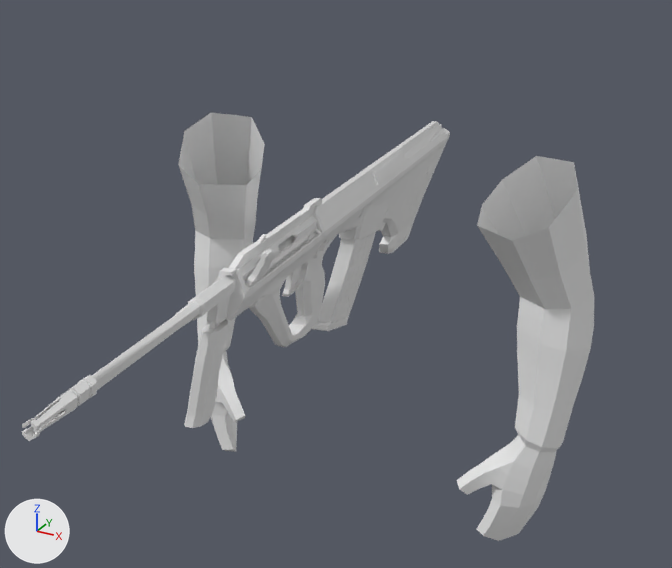
The Blender file Assets/RFTools/Models/Character/Hands.blend, before and after one commit.
Camera for both pictures: a 50 mm lens placed at (0.633, -1.461, 0.499), pointed at (-0.055, -0.21, -0.126). Every picture has the same lights, and +X, +Y and +Z are marked at lower left.

Names of what the first picture shows: 'Cube.022', 'Hands'.
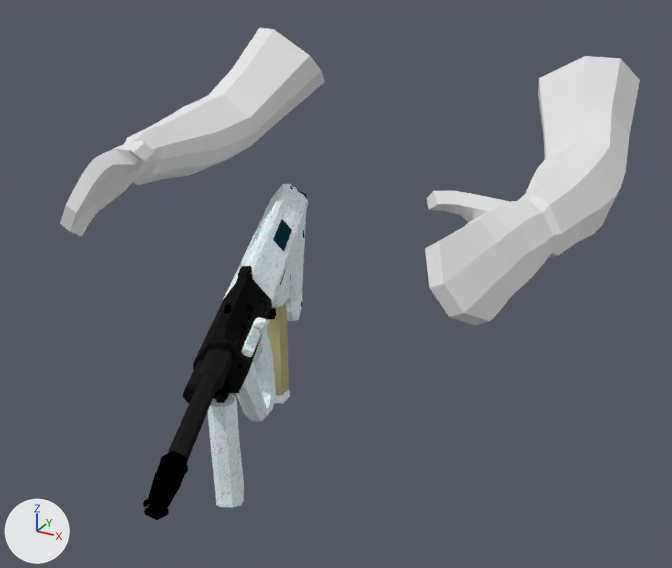
Edits to the bpy script that builds the scene:
```text
Change mat_material_008:
    mat_material_008: principled_material('Material.008') -> diffuse_material('Material.008')
    mat_material_008.base_color: (0.8, 0.8, 0.8) -> (0.00516, 0.0314, 0.0475)  # white #e7e7e7 -> dark cyan #10323e
Change mat_material_003:
    mat_material_003: principled_material('Material.003') -> diffuse_material('Material.003')
    mat_material_003.base_color: (0.8, 0.8, 0.8) -> (0.0, 0.0, 0.0)  # white #e7e7e7 -> black #000000
Change mat_material_002:
    mat_material_002: principled_material('Material.002') -> diffuse_material('Material.002')
    mat_material_002.base_color: (0.8, 0.8, 0.8) -> (0.00934, 0.00934, 0.00934)  # white #e7e7e7 -> black #181818
Change mat_material_005:
    mat_material_005: principled_material('Material.005') -> diffuse_material('Material.005')
    mat_material_005.base_color: (0.8, 0.8, 0.8) -> (0.0159, 0.0159, 0.0159)  # white #e7e7e7 -> black #222222
Change mat_material_004:
    mat_material_004: principled_material('Material.004') -> diffuse_material('Material.004')
    mat_material_004.base_color: (0.8, 0.8, 0.8) -> (0.484, 0.462, 0.232)  # white #e7e7e7 -> beige #b9b584
Change mat_material_007:
    mat_material_007: principled_material('Material.007') -> diffuse_material('Material.007')
    mat_material_007.base_color: (0.8, 0.8, 0.8) -> (0.0159, 0.0148, 0.0148)  # white #e7e7e7 -> black #222020
Change me_cube_054:
    used by ob_cube_022; location = (-0.159, -0.074, -0.11); rotation_euler = (-0.531, 0.0286, -1.516), in degrees (-30, 1.6, -87); scale = (0.5, 0.5, 0.5)
    remove me_cube_054.from_pydata(...)  # 2211 vertices, 4080 faces; spans x -1.19..1.53, y -0.08..0.2, z -0.6..0.26
    add me_cube_054.from_pydata(...)  # 2211 vertices, 4080 faces, 1 loose edge; spans x -2.88..3.71, y -0.33..0.81, z -1.56..0.68
    me_cube_054 part 1: the loose piece of 89 vertices spanning x 0.55..0.64, y 0.0..0.02, z 0.12..0.26 is scaled about its middle by (2.43, 4.01, 2.59), then moved by (0.84, 0.04, 0.31)
    me_cube_054 part 2: a new loose piece, a 6-sided cylinder along x spanning x -0.142..1.558, y -0.012..0.096, z 0.201..0.299, in mat_material_005 (black #222222)
    me_cube_054 part 3: the loose piece of 8 vertices spanning x -0.59..-0.33, y -0.03..0.01, z 0.13..0.17 is scaled about the mesh origin by (2.43, 4.01, 2.59)
    me_cube_054 part 4: the loose piece of 8 vertices spanning x 0.07..0.11, y -0.05..0.05, z -0.03..0.06 is scaled about the mesh origin by (2.43, 4.01, 2.59)
    me_cube_054 part 5: the loose piece of 8 vertices spanning x -0.47..-0.27, y 0.13..0.15, z -0.41..-0.33 is scaled about the mesh origin by (2.43, 4.01, 2.59)
    me_cube_054 part 6: the loose piece of 8 vertices spanning x -0.45..-0.25, y 0.14..0.17, z -0.47..-0.39 is multiplied about its middle by the matrix ((2.385, -0.093, 0.401), (0.123, 2.411, -0.172), (-0.393, 0.189, 2.38)), then moved by (-0.65, 0.12, 0.05)
    me_cube_054 part 7: the loose piece of 8 vertices spanning x -0.51..-0.31, y 0.08..0.1, z -0.23..-0.17 is scaled about the mesh origin by (2.43, 4.01, 2.59)
    me_cube_054 part 8: the loose piece of 8 vertices spanning x -0.5..-0.29, y 0.09..0.12, z -0.29..-0.23 is scaled about the mesh origin by (2.43, 4.01, 2.59)
    me_cube_054 part 9: the loose piece of 8 vertices spanning x -0.48..-0.28, y 0.11..0.14, z -0.35..-0.29 is scaled about the mesh origin by (2.43, 4.01, 2.59)
    me_cube_054 part 10: the loose piece of 8 vertices spanning x -0.43..-0.24, y 0.16..0.19, z -0.52..-0.43 is scaled about its middle by (2.45, 3.72, 2.39), then moved by (-0.52, 0.46, -0.63)
    me_cube_054 part 11: the loose piece of 8 vertices spanning x -0.51..-0.31, y 0.06..0.08, z -0.17..-0.12 is multiplied about its middle by the matrix ((2.404, 0.262, -0.593), (-0.303, 2.467, -0.14), (0.573, 0.208, 2.414)), then moved by (-0.4, 0.62, -1.1)
    me_cube_054 part 12: the loose piece of 20 vertices spanning x -0.36..-0.26, y 0.01..0.17, z -0.46..0.04 is scaled about the mesh origin by (2.43, 4.01, 2.59)
    me_cube_054 part 13: the loose piece of 20 vertices spanning x -0.41..-0.31, y 0.01..0.17, z -0.48..0.04 is scaled about the mesh origin by (2.43, 4.01, 2.59)
    me_cube_054 part 14: 37 loose pieces with 1076 vertices, spanning x -1.19..1.53, y -0.08..0.2, z -0.6..0.2, are deleted
    me_cube_054 part 15: 625 vertices removed from x -1.11..0.68, y -0.08..0.15, z -0.42..0.18; 1581 vertices added at x -2.88..3.71, y -0.33..0.81, z -1.56..0.53
Change ob_cube_022:
    ob_cube_022.location: (-0.159, -0.074, -0.11) -> (-0.093, -0.391, -0.104)
    ob_cube_022.rotation_euler: (-0.531, 0.0286, -1.516) -> (-0.408, 0.0, -1.155)  # degrees (-30, 1.6, -87) -> degrees (-23, 0, -66)
    ob_cube_022.scale: (0.5, 0.5, 0.5) -> (0.15, 0.15, 0.15)
Change ob_hands:
    ob_hands.rotation_euler: (1.346, 0.0, 0.0) -> (0.0, 0.0, 0.0)  # degrees (77, 0, 0) -> degrees (0, 0, 0)
    ob_hands.location: (-0.02, 0.0, 0.002) -> (0.0, 0.0, 0.0)
```

What differs and where, as boxes [x1, y1, x2, y2] in the pictures (672 x 568 px; the box of a moved part takes in the faces that stretch with it):
'Hands', moved, turned
    before: [178, 113, 594, 541]
    after: [60, 28, 640, 325]
'Cube.022', recoloured, reshaped, moved, turned, rescaled
    before: [22, 121, 450, 441]
    after: [143, 184, 308, 520]
part 1 of me_cube_054, moved or reshaped
    before: [245, 249, 275, 287]
    after: [241, 317, 267, 357]
part 2 of me_cube_054, added
    after: [258, 300, 268, 318]
part 3 of me_cube_054, moved or reshaped
    before: [373, 155, 403, 185]
    after: [273, 219, 292, 251]
part 4 of me_cube_054, moved or reshaped
    before: [319, 240, 331, 251]
    after: [268, 308, 276, 319]
part 5 of me_cube_054, moved or reshaped
    before: [340, 288, 358, 297]
    after: [281, 358, 288, 368]
part 6 of me_cube_054, moved or reshaped
    before: [336, 301, 353, 309]
    after: [279, 302, 286, 314]
part 7 of me_cube_054, moved or reshaped
    before: [352, 246, 371, 258]
    after: [280, 314, 287, 326]
part 8 of me_cube_054, moved or reshaped
    before: [348, 260, 367, 272]
    after: [280, 328, 287, 341]
part 9 of me_cube_054, moved or reshaped
    before: [344, 275, 362, 285]
    after: [281, 344, 288, 355]
part 10 of me_cube_054, moved or reshaped
    before: [332, 313, 349, 321]
    after: [281, 372, 289, 380]
part 11 of me_cube_054, moved or reshaped
    before: [356, 233, 375, 246]
    after: [282, 385, 289, 393]
part 12 of me_cube_054, moved or reshaped
    before: [335, 238, 361, 317]
    after: [280, 306, 283, 388]
part 13 of me_cube_054, moved or reshaped
    before: [339, 236, 365, 316]
    after: [281, 306, 285, 388]
part 14 of me_cube_054, deleted
    before: [22, 124, 450, 441]
part 15 of me_cube_054, built on
    before: [214, 121, 447, 347]
    after: [143, 184, 308, 520]
